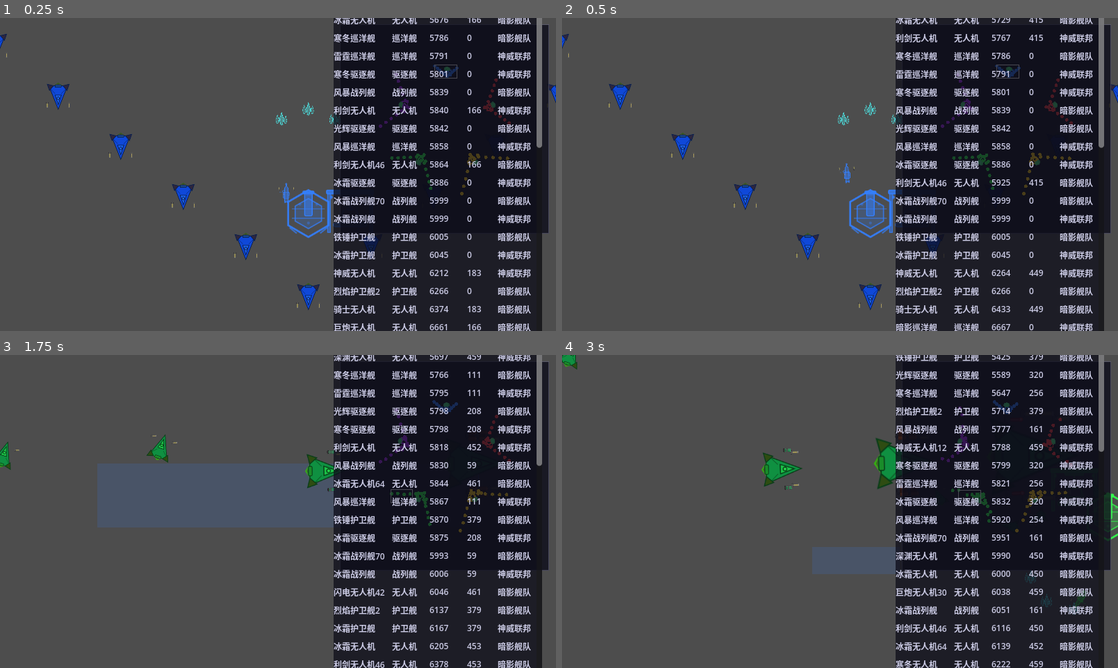
Above: before the commit, frames 1-4 (two rows, left to right).
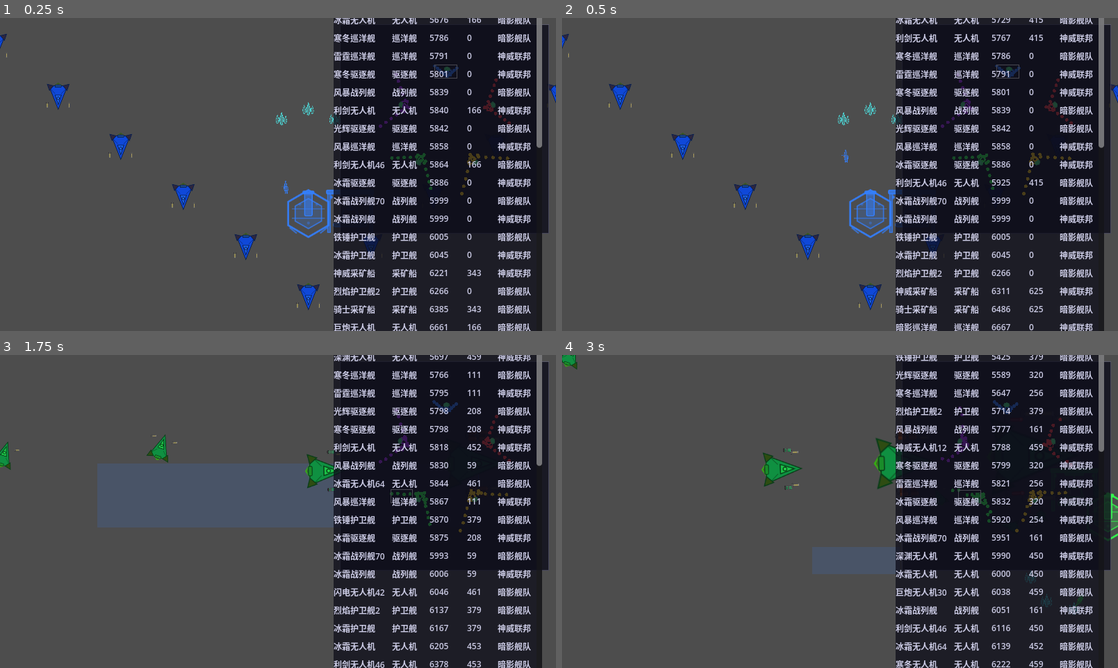
Above: after the commit, the same moments.

Repository: ZhanXuzhao/SpaceRTS
Game: Godot game, scene res://scenes/main.tscn
Two runs of this game, one before a commit and one after it. Both use one fixed random seed, a clock stepped at 60 frames per second and the inputs below.
Inputs (mouse positions are in pixels of both pictures, inside the frame that each line leads up to):
- Up to frame 1 (0.25 s): no input
- Up to frame 2 (0.5 s): no input
- Up to frame 3 (1.75 s): tap Enter at 0.5 s; move the mouse to (400, 495) at 0.52 s; hold W 0.53-1.25 s; tap Z at 0.6 s; click (400, 495) at 0.67 s; drag from (166, 527) to (533, 464) at 1.27 s
- Up to frame 4 (3 s): move the mouse to (895, 442) at 2.02 s; hold W 2.03-2.75 s; tap C at 2.1 s; drag from (812, 574) to (1073, 492) at 2.77 s

The runs differ from the first frame. In frame 1, 0.5% of the frame differs, in the area x 50-89%, y 27-95%; in frame 2, 1.1%, in the area x 49-96%, y 16-95%; in frame 3, less than 0.1%; in frame 4, less than 0.1%.

Commit message:
fix: 初始采矿船 class_type 设为 MINER，Ctrl+A 不再选中矿船

Diff:
--- a/scripts/main.gd
+++ b/scripts/main.gd
@@ -400,7 +400,8 @@
 				for unit in _units:
 					if not is_instance_valid(unit):
 						continue
-					if unit.team == _player_team_name and unit.hull > 0:
+					if unit.team == _player_team_name and unit.hull > 0 \
+							and unit.class_type != Unit.ShipClass.MINER:
 						unit.is_selected = true
 						_selected_units.append(unit)
 				_attack_cursor_mode = false
@@ -1704,7 +1705,7 @@
 	# 在矿场旁边生成采矿船
 	var spawn_pos = home_mine.global_position + back_dir.rotated(deg_to_rad(-60)) * 120
 	var unit: Unit = unit_scene.instantiate()
-	unit.class_type = Unit.ShipClass.DRONE
+	unit.class_type = Unit.ShipClass.MINER
 	unit.team = team_name
 	unit.unit_color = color
 	unit.all_units = _units
